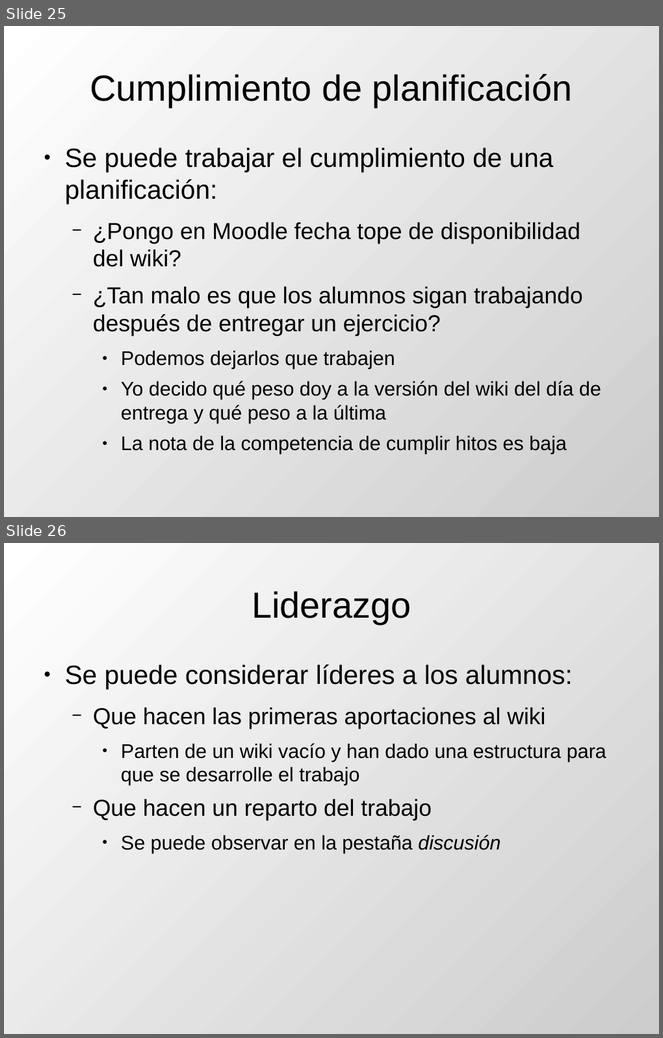
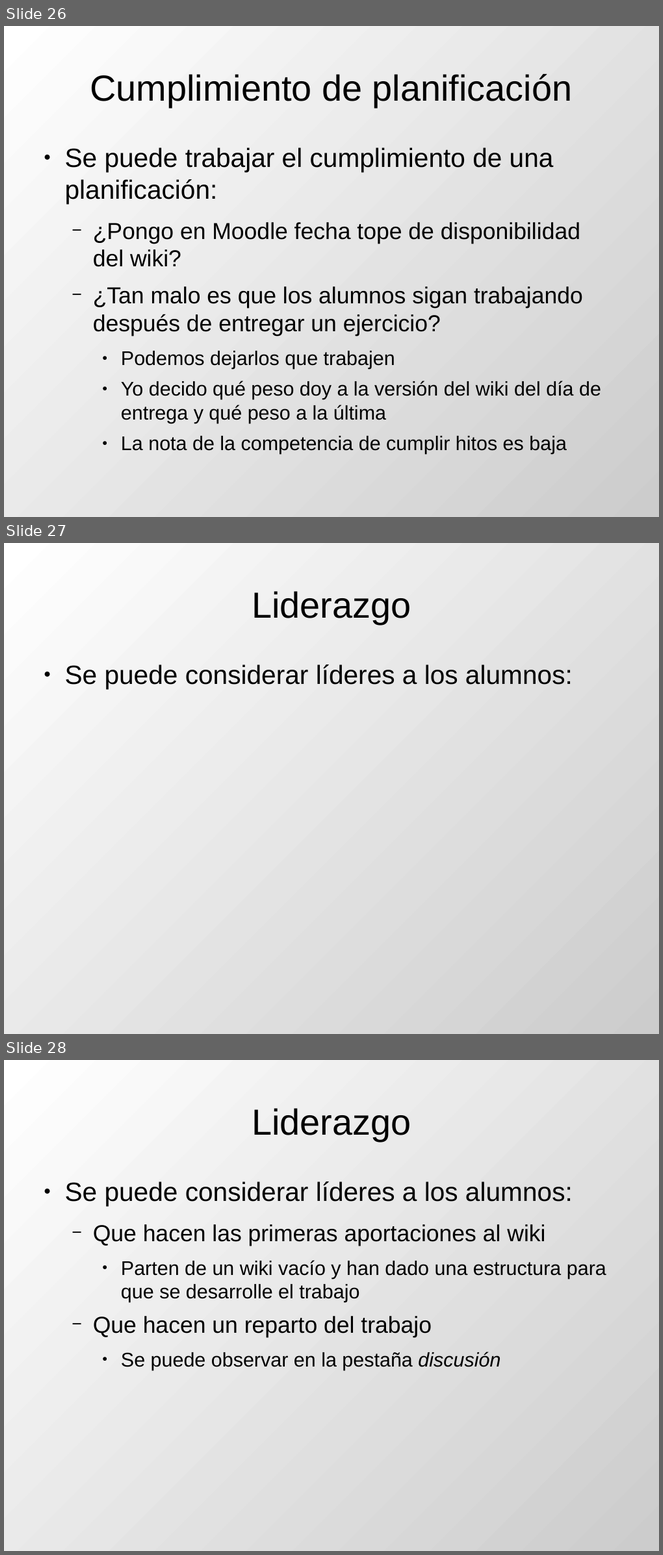
Before and after one commit to DrPantera/wikis4education, a slide deck: uca-2014/tema-5-IntroEvaluacionWikis.odp. Shown one above the other, each under a label of ours: slides 25 and 26 before the commit, slides 26, 27 and 28 after it. The pictures are 663x1038 and 663x1555 pixels, drawn with LibreOffice and Linux fonts; fonts in the diff are those of the drawing. Boxes give left, top, right and bottom in pixels: in the first picture for what was removed or moved away, otherwise in the second. Text is boxed around its words. In the diff, an @@ line names an element or a change of style, - is before the commit and + after.

```diff
--- a/uca-2014/tema-5-IntroEvaluacionWikis.odp
+++ b/uca-2014/tema-5-IntroEvaluacionWikis.odp
@@ slide 27 added at bbox=[4, 543, 659, 1034], background gradient #FFFFFF to #CCCCCC @@
@@ title added at bbox=[252, 591, 411, 624], 44 pt, text #000000 @@
+Liderazgo
@@ text added at bbox=[65, 665, 573, 689], 32 pt, text #000000 @@
+● Se puede considerar líderes a los alumnos:
@@ what was slide 25 is now slide 26 @@
@@ what was slide 26 is now slide 28 @@
```
Also in this commit, not shown: 3 slides changed, 1 other slide added, 1 other file.
